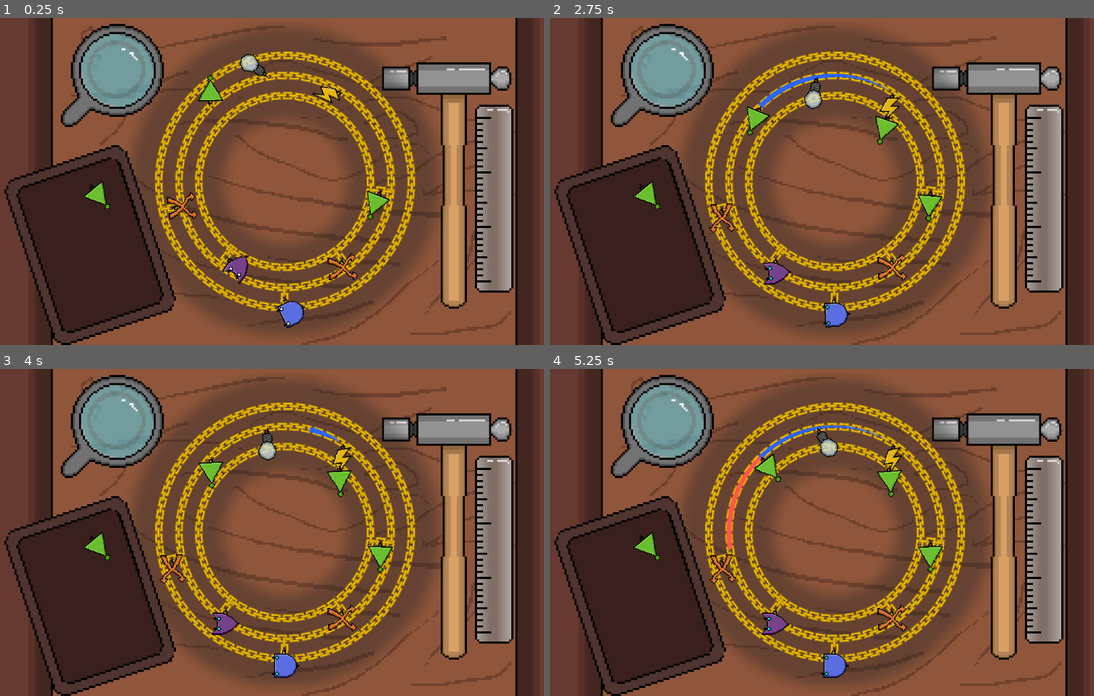
Above: before the commit, frames 1-4 (two rows, left to right).
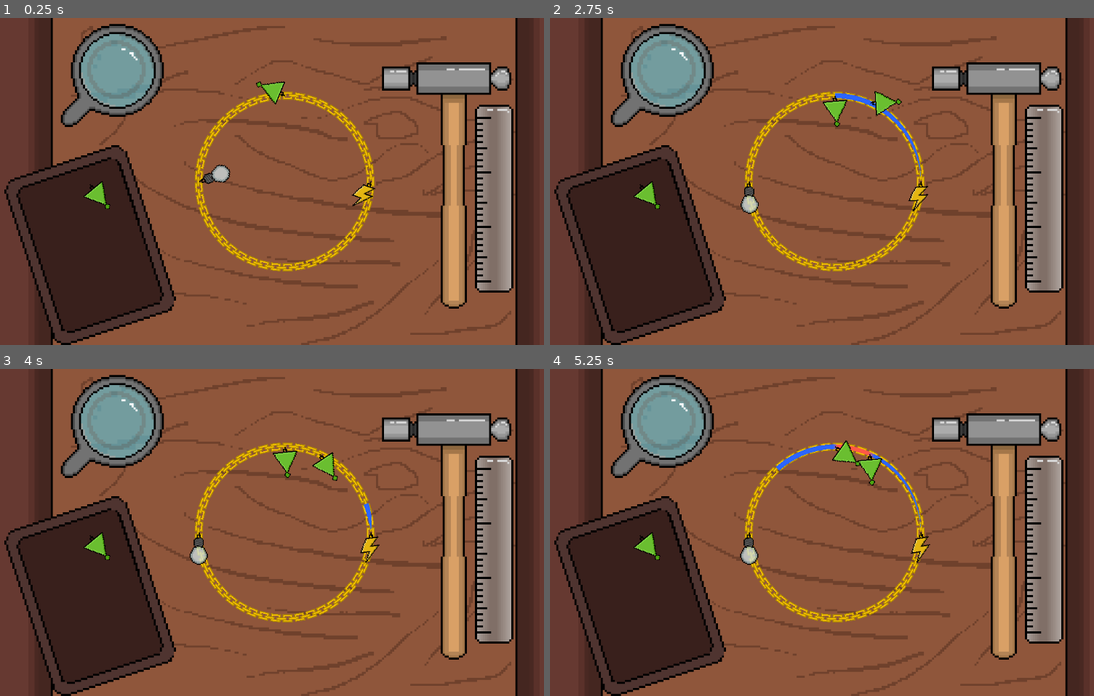
Above: after the commit, the same moments.

Repository: triangle-int/logi-charm
Game: Godot game, scene res://scenes/game.tscn
The game is run twice, just before and just after one commit, with the same random seed, the same clock (stepped at 60 frames per second) and the same inputs.
Inputs (mouse positions are in pixels of both pictures, inside the frame that each line leads up to):
- Up to frame 1 (0.25 s): no input
- Up to frame 2 (2.75 s): tap Enter (ui_accept) at 0.5 s; drag from (647, 197) to (892, 109) at 0.52 s; drag from (718, 197) to (805, 246) at 1.27 s; move the mouse to (892, 109) at 2.02 s; click (892, 109) at 2.17 s
- Up to frame 3 (4 s): drag from (255, 597) to (108, 483) at 2.77 s; move the mouse to (456, 581) at 3.52 s; click (456, 581) at 3.67 s; tap Enter (ui_accept) at 3.77 s
- Up to frame 4 (5.25 s): drag from (658, 483) to (745, 450) at 4.27 s; move the mouse to (865, 532) at 5.02 s; click (865, 532) at 5.17 s

The runs differ from the first frame. In frame 1, 31% of the frame differs, in the area x 24-81%, y 3-97%; in frame 2, 31%; in frame 3, 31%; in frame 4, 32%.

Commit message:
Fixed movement of components

Diff:
--- a/project.godot
+++ b/project.godot
@@ -29,4 +29,3 @@
 
 renderer/rendering_method="gl_compatibility"
 renderer/rendering_method.mobile="gl_compatibility"
-anti_aliasing/quality/msaa_2d=2
--- a/scenes/components/and_component.tscn
+++ b/scenes/components/and_component.tscn
@@ -1,9 +1,12 @@
-[gd_scene load_steps=6 format=3 uid="uid://blp38uqok1hw2"]
+[gd_scene load_steps=7 format=3 uid="uid://blp38uqok1hw2"]
 
 [ext_resource type="Script" path="res://scripts/components/and_component.gd" id="1_bxudu"]
 [ext_resource type="Texture2D" uid="uid://e4udc2n6ulhw" path="res://sprites/gates/and_gate.png" id="2_1v5j2"]
 [ext_resource type="Script" path="res://scripts/memory_view.gd" id="3_bljb8"]
 [ext_resource type="Texture2D" uid="uid://bicsi3j6h1x45" path="res://sprites/one_pixel.png" id="3_rj5ls"]
+
+[sub_resource type="CircleShape2D" id="CircleShape2D_gd3ng"]
+radius = 2.0
 
 [sub_resource type="RectangleShape2D" id="RectangleShape2D_55004"]
 size = Vector2(54, 50)
@@ -15,10 +18,19 @@
 signal_angular_vel = 25.0
 
 [node name="PinJoint2D" type="PinJoint2D" parent="."]
-node_a = NodePath("../StaticBody2D")
+node_a = NodePath("../Anchor")
 node_b = NodePath("../RigidBody2D")
 
-[node name="StaticBody2D" type="StaticBody2D" parent="."]
+[node name="AnchorRemote" type="RemoteTransform2D" parent="."]
+remote_path = NodePath("../Anchor")
+use_global_coordinates = false
+update_rotation = false
+update_scale = false
+
+[node name="Anchor" type="AnimatableBody2D" parent="."]
+
+[node name="CollisionShape2D" type="CollisionShape2D" parent="Anchor"]
+shape = SubResource("CircleShape2D_gd3ng")
 
 [node name="RigidBody2D" type="RigidBody2D" parent="."]
 rotation = 0.785398
--- a/scenes/components/end_component.tscn
+++ b/scenes/components/end_component.tscn
@@ -1,7 +1,10 @@
-[gd_scene load_steps=4 format=3 uid="uid://dtmhm8xn55o03"]
+[gd_scene load_steps=5 format=3 uid="uid://dtmhm8xn55o03"]
 
 [ext_resource type="Script" path="res://scripts/components/end_component.gd" id="1_b4f36"]
 [ext_resource type="Texture2D" uid="uid://dd0yfmfksxq2l" path="res://sprites/gates/end_gate.png" id="2_8kqvv"]
+
+[sub_resource type="CircleShape2D" id="CircleShape2D_2uxve"]
+radius = 2.0
 
 [sub_resource type="RectangleShape2D" id="RectangleShape2D_ak3f0"]
 size = Vector2(36, 64)
@@ -12,13 +15,21 @@
 signal_angular_vel = 25.0
 
 [node name="PinJoint2D" type="PinJoint2D" parent="."]
-node_a = NodePath("../StaticBody2D")
+node_a = NodePath("../Anchor")
 node_b = NodePath("../RigidBody2D")
 
-[node name="StaticBody2D" type="StaticBody2D" parent="."]
+[node name="AnchorRemote" type="RemoteTransform2D" parent="."]
+remote_path = NodePath("../Anchor")
+use_global_coordinates = false
+update_rotation = false
+update_scale = false
+
+[node name="Anchor" type="AnimatableBody2D" parent="."]
+
+[node name="CollisionShape2D" type="CollisionShape2D" parent="Anchor"]
+shape = SubResource("CircleShape2D_2uxve")
 
 [node name="RigidBody2D" type="RigidBody2D" parent="."]
-rotation = 0.785398
 collision_mask = 0
 angular_damp = 5.0
 
--- a/scenes/components/init_component.tscn
+++ b/scenes/components/init_component.tscn
@@ -1,7 +1,10 @@
-[gd_scene load_steps=4 format=3 uid="uid://pumfprhltbaf"]
+[gd_scene load_steps=5 format=3 uid="uid://pumfprhltbaf"]
 
 [ext_resource type="Script" path="res://scripts/components/init_component.gd" id="1_pji62"]
 [ext_resource type="Texture2D" uid="uid://it8m201ieb2f" path="res://sprites/gates/init_gate.png" id="2_8nh45"]
+
+[sub_resource type="CircleShape2D" id="CircleShape2D_mvrcb"]
+radius = 2.0
 
 [sub_resource type="RectangleShape2D" id="RectangleShape2D_hvkp5"]
 size = Vector2(39.9108, 48.3377)
@@ -12,13 +15,21 @@
 signal_angular_vel = 25.0
 
 [node name="PinJoint2D" type="PinJoint2D" parent="."]
-node_a = NodePath("../StaticBody2D")
+node_a = NodePath("../Anchor")
 node_b = NodePath("../RigidBody2D")
 
-[node name="StaticBody2D" type="StaticBody2D" parent="."]
+[node name="AnchorRemote" type="RemoteTransform2D" parent="."]
+remote_path = NodePath("../Anchor")
+use_global_coordinates = false
+update_rotation = false
+update_scale = false
+
+[node name="Anchor" type="AnimatableBody2D" parent="."]
+
+[node name="CollisionShape2D" type="CollisionShape2D" parent="Anchor"]
+shape = SubResource("CircleShape2D_mvrcb")
 
 [node name="RigidBody2D" type="RigidBody2D" parent="."]
-rotation = 0.785398
 collision_mask = 0
 angular_damp = 5.0
 
--- a/scenes/components/not_component.tscn
+++ b/scenes/components/not_component.tscn
@@ -1,7 +1,10 @@
-[gd_scene load_steps=4 format=3 uid="uid://xjea3vckpfat"]
+[gd_scene load_steps=5 format=3 uid="uid://xjea3vckpfat"]
 
 [ext_resource type="Script" path="res://scripts/components/not_component.gd" id="1_wf05b"]
 [ext_resource type="Texture2D" uid="uid://bquoii7l4rxt" path="res://sprites/gates/not_gate.png" id="2_7fr82"]
+
+[sub_resource type="CircleShape2D" id="CircleShape2D_gveky"]
+radius = 2.0
 
 [sub_resource type="RectangleShape2D" id="RectangleShape2D_0fykg"]
 size = Vector2(48, 52)
@@ -12,22 +15,33 @@
 signal_angular_vel = 25.0
 
 [node name="PinJoint2D" type="PinJoint2D" parent="."]
-node_a = NodePath("../StaticBody2D")
+node_a = NodePath("../Anchor")
 node_b = NodePath("../RigidBody2D")
 
-[node name="StaticBody2D" type="StaticBody2D" parent="."]
+[node name="AnchorRemote" type="RemoteTransform2D" parent="."]
+remote_path = NodePath("../Anchor")
+use_global_coordinates = false
+update_rotation = false
+update_scale = false
+
+[node name="Anchor" type="AnimatableBody2D" parent="."]
+
+[node name="CollisionShape2D" type="CollisionShape2D" parent="Anchor"]
+shape = SubResource("CircleShape2D_gveky")
 
 [node name="RigidBody2D" type="RigidBody2D" parent="."]
-rotation = 0.785398
 collision_mask = 0
+input_pickable = true
 angular_damp = 5.0
 
 [node name="Sprite2D" type="Sprite2D" parent="RigidBody2D"]
 texture_filter = 1
-position = Vector2(0, 32)
+position = Vector2(-1, 32)
 scale = Vector2(2, 2)
 texture = ExtResource("2_7fr82")
 
 [node name="CollisionShape2D" type="CollisionShape2D" parent="RigidBody2D"]
-position = Vector2(0, 36)
+position = Vector2(-1, 36)
 shape = SubResource("RectangleShape2D_0fykg")
+
+[connection signal="input_event" from="RigidBody2D" to="." method="_on_input_event"]
--- a/scenes/components/or_component.tscn
+++ b/scenes/components/or_component.tscn
@@ -1,9 +1,12 @@
-[gd_scene load_steps=6 format=3 uid="uid://p6kikp3bppfh"]
+[gd_scene load_steps=7 format=3 uid="uid://p6kikp3bppfh"]
 
 [ext_resource type="Script" path="res://scripts/components/or_component.gd" id="1_yfvdv"]
 [ext_resource type="Texture2D" uid="uid://b5o1desqe0lp2" path="res://sprites/gates/or_gate.png" id="2_3smfy"]
 [ext_resource type="Script" path="res://scripts/memory_view.gd" id="3_cixry"]
 [ext_resource type="Texture2D" uid="uid://bicsi3j6h1x45" path="res://sprites/one_pixel.png" id="4_gloru"]
+
+[sub_resource type="CircleShape2D" id="CircleShape2D_hrv33"]
+radius = 2.0
 
 [sub_resource type="RectangleShape2D" id="RectangleShape2D_a84af"]
 size = Vector2(54, 50)
@@ -15,13 +18,21 @@
 signal_angular_vel = 25.0
 
 [node name="PinJoint2D" type="PinJoint2D" parent="."]
-node_a = NodePath("../StaticBody2D")
+node_a = NodePath("../Anchor")
 node_b = NodePath("../RigidBody2D")
 
-[node name="StaticBody2D" type="StaticBody2D" parent="."]
+[node name="AnchorRemote" type="RemoteTransform2D" parent="."]
+remote_path = NodePath("../Anchor")
+use_global_coordinates = false
+update_rotation = false
+update_scale = false
+
+[node name="Anchor" type="AnimatableBody2D" parent="."]
+
+[node name="CollisionShape2D" type="CollisionShape2D" parent="Anchor"]
+shape = SubResource("CircleShape2D_hrv33")
 
 [node name="RigidBody2D" type="RigidBody2D" parent="."]
-rotation = 0.785398
 collision_mask = 0
 angular_damp = 5.0
 
--- a/scenes/components/swap_component.tscn
+++ b/scenes/components/swap_component.tscn
@@ -1,7 +1,10 @@
-[gd_scene load_steps=4 format=3 uid="uid://e33vqmafam83"]
+[gd_scene load_steps=5 format=3 uid="uid://e33vqmafam83"]
 
 [ext_resource type="Script" path="res://scripts/components/swap_component.gd" id="1_8va6n"]
 [ext_resource type="Texture2D" uid="uid://bsb61658ojqw2" path="res://sprites/gates/swap_gate.png" id="2_mw6ts"]
+
+[sub_resource type="CircleShape2D" id="CircleShape2D_5m20u"]
+radius = 2.0
 
 [sub_resource type="RectangleShape2D" id="RectangleShape2D_qs243"]
 size = Vector2(56, 56)
@@ -12,13 +15,21 @@
 signal_angular_vel = 10.0
 
 [node name="PinJoint2D" type="PinJoint2D" parent="."]
-node_a = NodePath("../StaticBody2D")
+node_a = NodePath("../Anchor")
 node_b = NodePath("../RigidBody2D")
 
-[node name="StaticBody2D" type="StaticBody2D" parent="."]
+[node name="AnchorRemote" type="RemoteTransform2D" parent="."]
+remote_path = NodePath("../Anchor")
+use_global_coordinates = false
+update_rotation = false
+update_scale = false
+
+[node name="Anchor" type="AnimatableBody2D" parent="."]
+
+[node name="CollisionShape2D" type="CollisionShape2D" parent="Anchor"]
+shape = SubResource("CircleShape2D_5m20u")
 
 [node name="RigidBody2D" type="RigidBody2D" parent="."]
-rotation = 0.785398
 collision_mask = 0
 angular_damp = 3.0
 
--- a/scenes/game.tscn
+++ b/scenes/game.tscn
@@ -1,8 +1,7 @@
-[gd_scene load_steps=16 format=3 uid="uid://bgiov8vdeao7u"]
+[gd_scene load_steps=15 format=3 uid="uid://bgiov8vdeao7u"]
 
 [ext_resource type="PackedScene" uid="uid://b60ca387m477t" path="res://scenes/pointer.tscn" id="1_vpf3b"]
 [ext_resource type="Script" path="res://scripts/game_loader.gd" id="1_wymu5"]
-[ext_resource type="PackedScene" uid="uid://ci2gb164bp2m7" path="res://scenes/levels/enabled/level_0.tscn" id="2_afher"]
 [ext_resource type="PackedScene" uid="uid://dg4tgewsq1sgl" path="res://scenes/levels/enabled/level_1.tscn" id="3_11sif"]
 [ext_resource type="PackedScene" uid="uid://cunwq4ykl2eh7" path="res://scenes/levels/enabled/level_2.tscn" id="4_2g3dj"]
 [ext_resource type="Texture2D" uid="uid://cls3lb181j2bm" path="res://sprites/background/rings_shadow.png" id="4_im5cd"]
@@ -18,7 +17,7 @@
 
 [node name="Game" type="Node2D"]
 script = ExtResource("1_wymu5")
-levels = Array[PackedScene]([ExtResource("2_afher"), ExtResource("3_11sif"), ExtResource("4_2g3dj"), ExtResource("5_q7rmr"), ExtResource("6_tcou2"), ExtResource("7_15ye1")])
+levels = Array[PackedScene]([ExtResource("3_11sif"), ExtResource("4_2g3dj"), ExtResource("5_q7rmr"), ExtResource("6_tcou2"), ExtResource("7_15ye1")])
 
 [node name="Center" type="Node2D" parent="."]
 position = Vector2(576, 324)
@@ -50,6 +49,7 @@
 node_length = 12.0
 
 [node name="Shadow" type="Sprite2D" parent="Center/Rings"]
+visible = false
 z_index = -5
 scale = Vector2(4.98437, 4.98437)
 texture = ExtResource("4_im5cd")
@@ -57,6 +57,7 @@
 [node name="Pointer" parent="Center" instance=ExtResource("1_vpf3b")]
 
 [node name="Toolbox" type="Sprite2D" parent="."]
+z_index = -3
 texture_filter = 1
 scale = Vector2(4, 4)
 texture = ExtResource("7_jwhax")
--- a/scenes/pickable_components/not_component_pickable.tscn
+++ b/scenes/pickable_components/not_component_pickable.tscn
@@ -10,6 +10,7 @@
 [node name="NotComponentPickable" type="Node2D"]
 script = ExtResource("1_53oa5")
 component = ExtResource("2_fj7eo")
+lerp_speed = 10.0
 
 [node name="Sprite2D" type="Sprite2D" parent="."]
 texture_filter = 1
--- a/scripts/component_pickable.gd
+++ b/scripts/component_pickable.gd
@@ -1,12 +1,14 @@
 extends Node2D
 
 @export var component: PackedScene
+@export var lerp_speed: float
 
 @onready var sprite_2d = $Sprite2D
 @onready var game: LevelLoader = $"/root/Game"
 
 var _is_dragged: bool
 var _component_instance: BaseComponent
+var _target_position: Vector2
 
 func _input(event):
 	_handle_drag(event)
@@ -14,6 +16,9 @@
 
 func _on_input_event(_viewport, event, _shape_idx):
 	_handle_pickup(event)
+
+func _process(delta: float):
+	_move_to_target(delta)
 
 func _handle_pickup(event):
 	if not event is InputEventMouseButton:
@@ -25,7 +30,10 @@
 	_is_dragged = true
 	_component_instance = component.instantiate() as BaseComponent
 	game.current_level.add_child(_component_instance)
-	_component_instance.position = game.current_level.to_local(event.global_position)
+	var component_position = game.current_level.to_local(event.global_position)
+	_component_instance.set_anchor_position(component_position)
+	_component_instance.set_body_position(component_position)
+	_target_position = component_position
 
 func _handle_drop(event):
 	if not event is InputEventMouseButton:
@@ -46,13 +54,22 @@
 	if not _is_dragged:
 		return
 
-	_component_instance.position = game.current_level.to_local(event.position)
+	_target_position = game.current_level.to_local(event.global_position)
+
+func _move_to_target(delta: float):
+	if not _is_dragged or _component_instance == null:
+		return
+
+	var component_position: Vector2 = _component_instance.get_anchor_position()
+	var lerped_position = component_position.lerp(_target_position, delta * lerp_speed)
+	_component_instance.set_anchor_position(lerped_position)
 
 func _snap_to_rings():
 	ComponentsSignals.stop_simulation()
 
 	var level: Level = game.current_level
-	var distance = _component_instance.position.length()
+	var component_position = _component_instance.get_anchor_position()
+	var distance = component_position.length()
 	var seleted_ring = -1
 	match _component_instance.width:
 		1:
@@ -64,9 +81,10 @@
 					seleted_ring = index
 					selected_distance = new_distance
 		2:
+			# TODO: Implement component snapping with width=2
 			pass
 
 	_component_instance.attached_to = seleted_ring
-	_component_instance.angle = atan2(-_component_instance.position.y, _component_instance.position.x)
+	_component_instance.angle = atan2(-component_position.y, component_position.x)
 	ComponentsSignals.attach_component(_component_instance)
-	level.update_components_positions()
+	level.update_component_position(_component_instance)
--- a/scripts/components/base_component.gd
+++ b/scripts/components/base_component.gd
@@ -8,7 +8,8 @@
 @export var memory_view: MemoryView
 @export var signal_angular_vel: float
 
-@onready var rigid_body_2d = $RigidBody2D
+@onready var rigid_body_2d: RigidBody2D = $RigidBody2D
+@onready var anchor_remote: RemoteTransform2D = $AnchorRemote
 
 var memory: Dictionary = {}
 
@@ -43,3 +44,22 @@
 		return
 
 	memory_view.on_memory_set(index, high)
+
+func set_anchor_position(new_position: Vector2):
+	anchor_remote.position = new_position
+
+func get_anchor_position() -> Vector2:
+	return anchor_remote.position
+
+func set_body_position(new_position: Vector2):
+	rigid_body_2d.position = new_position
+
+func set_body_rotation(new_angle: float):
+	rigid_body_2d.rotation = new_angle
+
+func _on_input_event(viewport, event, shape_idx):
+	if event is InputEventMouseButton and event.pressed and event.button_index == MOUSE_BUTTON_RIGHT:
+		print("Removing component ", name)
+		ComponentsSignals.stop_simulation()
+		ComponentsSignals.detach_component(self)
+		queue_free()
--- a/scripts/level.gd
+++ b/scripts/level.gd
@@ -17,7 +17,7 @@
 		update_components_positions()
 
 func start_level():
-	update_components_positions()
+	update_components_positions(false)
 
 	for child in get_children():
 		assert(child is BaseComponent)
@@ -34,24 +34,36 @@
 		print("Game over!")
 		game_over.emit()
 
-func update_components_positions():
+func update_components_positions(smooth: bool = true):
 	if chains != null:
 		chains.clear()
 
 	for child: Node2D in get_children():
-		var angle = child.angle
-		var unit_positon = Vector2(cos(angle), -sin(angle))
+		update_component_position(child, smooth)
 
-		var distances =\
-			range(child.attached_to, child.attached_to + child.width)\
-			.map(func(i): return rings_config.radiuses[i])
+func update_component_position(component: BaseComponent, smooth: bool = true):
+	var angle = component.angle
+	var unit_positon = Vector2(cos(angle), -sin(angle))
 
-		if chains != null:
-			chains.generate(
-				unit_positon * distances.front(),
-				unit_positon * distances.back()
-			)
+	var distances =\
+		range(component.attached_to, component.attached_to + component.width)\
+		.map(func(i): return rings_config.radiuses[i])
 
-		var distance = distances.reduce(func(a, b): return a + b, 0) / len(distances)
-		child.position = unit_positon * distance
-		child.rotation = angle
+	if chains != null:
+		chains.generate(
+			unit_positon * distances.front(),
+			unit_positon * distances.back()
+		)
+
+	var distance = distances.reduce(func(a, b): return a + b, 0) / len(distances)
+	var new_position = unit_positon * distance
+	if Engine.is_editor_hint():
+		component.position = new_position
+		component.rotation = angle
+	else:
+		component.position = Vector2(0.0, 0.0)
+		component.rotation = 0.0
+		component.set_anchor_position(new_position)
+		component.set_body_rotation(angle + PI / 4.0)
+		if not smooth:
+			component.set_body_position(new_position)
--- a/scripts/signal_manager.gd
+++ b/scripts/signal_manager.gd
@@ -65,3 +65,6 @@
 
 func detach_all_components():
 	components = []
+
+func detach_component(component: BaseComponent):
+	components.erase(component)
